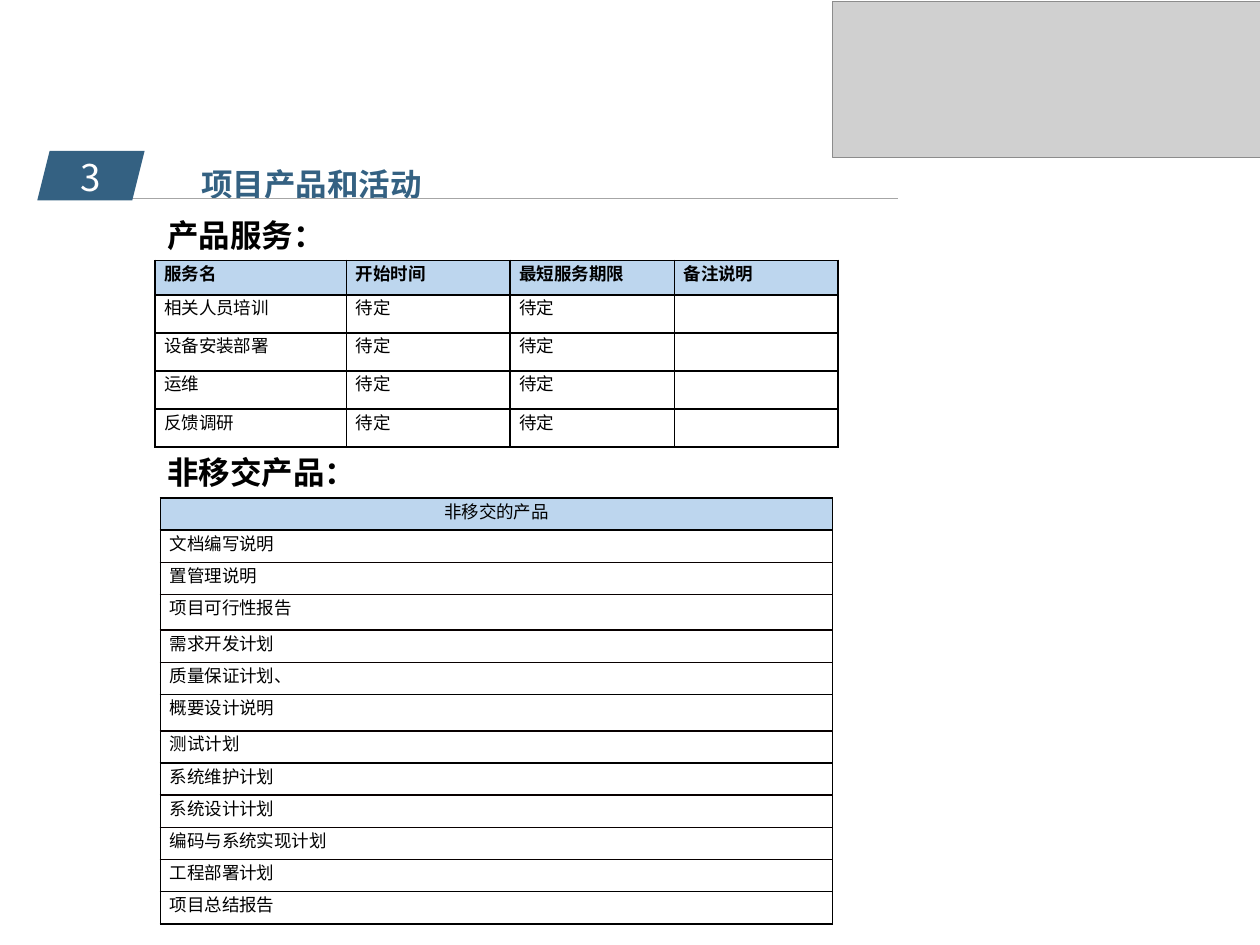
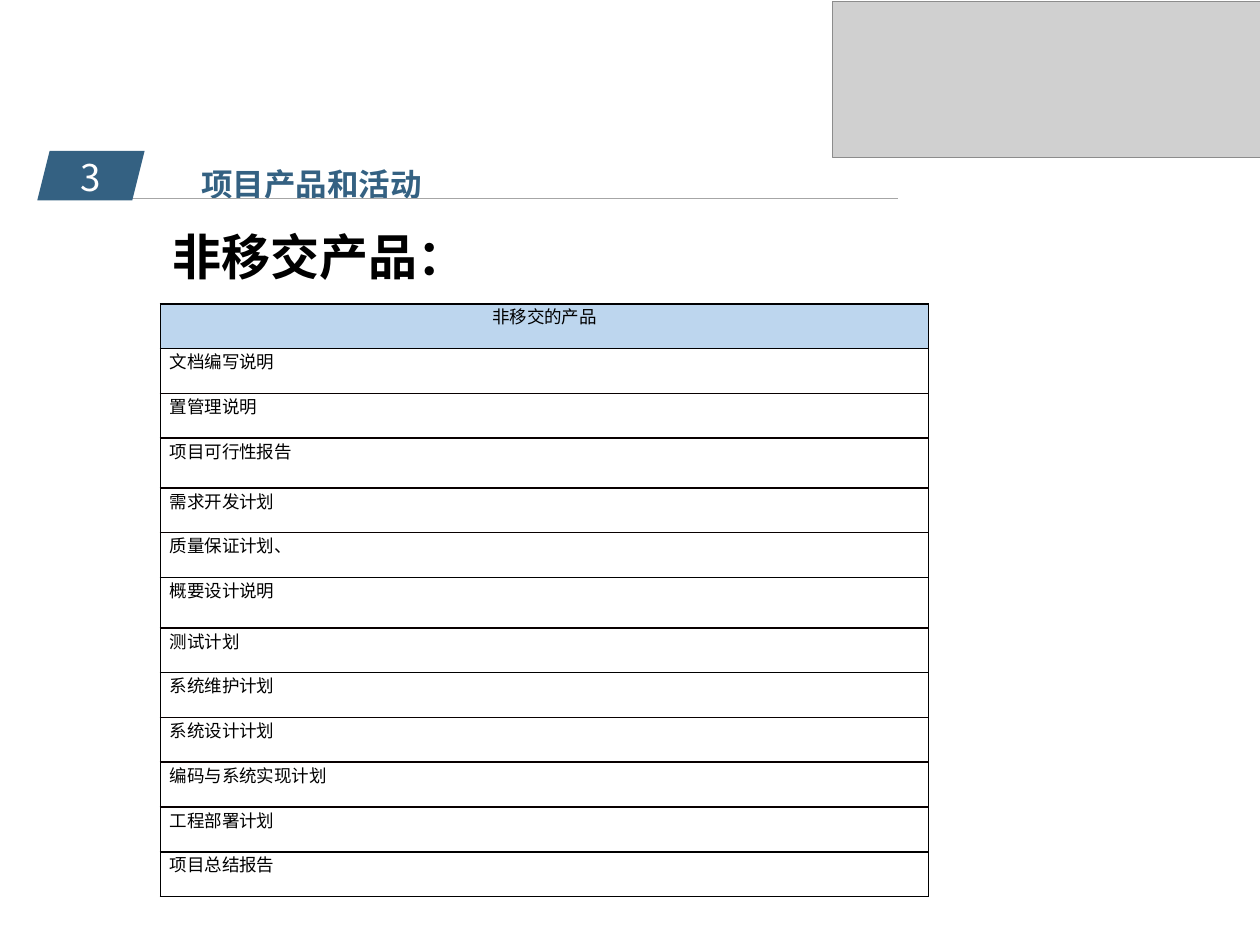
Before and after one commit to popopoi/PRD2018-G07, a slide deck: slide 7 of 受控文档/项目计划/PRD2018-G07-项目计划PPT.pptx (slide 6 before the commit). Drawn at 1260x945 pixels with LibreOffice and Linux fonts; fonts in the diff are those of the drawing; grey boxes stand for pictures; background and template pictures are left out. Boxes give left, top, right and bottom in pixels: in the first picture for what was removed or moved away, otherwise in the second. Text is boxed around its words. In the diff, an @@ line names an element or a change of style, - is before the commit and + after.

Commit message:
修订［PRD2018-G07-可行性分析报告］（增加了一项预算） 修订［PRD2018-G07-需求工程项目计划］（修改了员工时薪，确定了服务开始时间和最短持续时间） 修订［PRD2018-G07-项目计划PPT］（优化了一部分字体） 修订［PRD2018-G07-采购管理计划］（增添了一项采购计划） 修订［PRD2018-G07-成本管理计划］（增添了一项成本管理计划） 起草［PRD2018-G07-配置管理］

```diff
--- a/受控文档/项目计划/PRD2018-G07-项目计划PPT.pptx
+++ b/受控文档/项目计划/PRD2018-G07-项目计划PPT.pptx
@@ text "非移交产品：": place and size @@
-text "非移交产品：" at [167, 457, 356, 487]
+text "非移交产品：" at [173, 233, 467, 280]
@@ text "非移交产品：" at [173, 233, 467, 280]: size 18 to 28 pt @@
@@ text removed at [167, 220, 324, 250] @@
-产品服务：
@@ table removed at [155, 261, 838, 556], 5 rows, 4 columns @@
-服务名 | 开始时间 | 最短服务期限 | 备注说明
-相关人员培训 | 待定 | 待定 | 
-设备安装部署 | 待定 | 待定 | 
-运维 | 待定 | 待定 | 
-反馈调研 | 待定 | 待定 | 
@@ table: place and size @@
-table at [160, 498, 833, 924]
+table at [160, 304, 929, 897]
```
Also in this commit, not shown: 1 other slide changed, 1 slide added, 5 other files.
